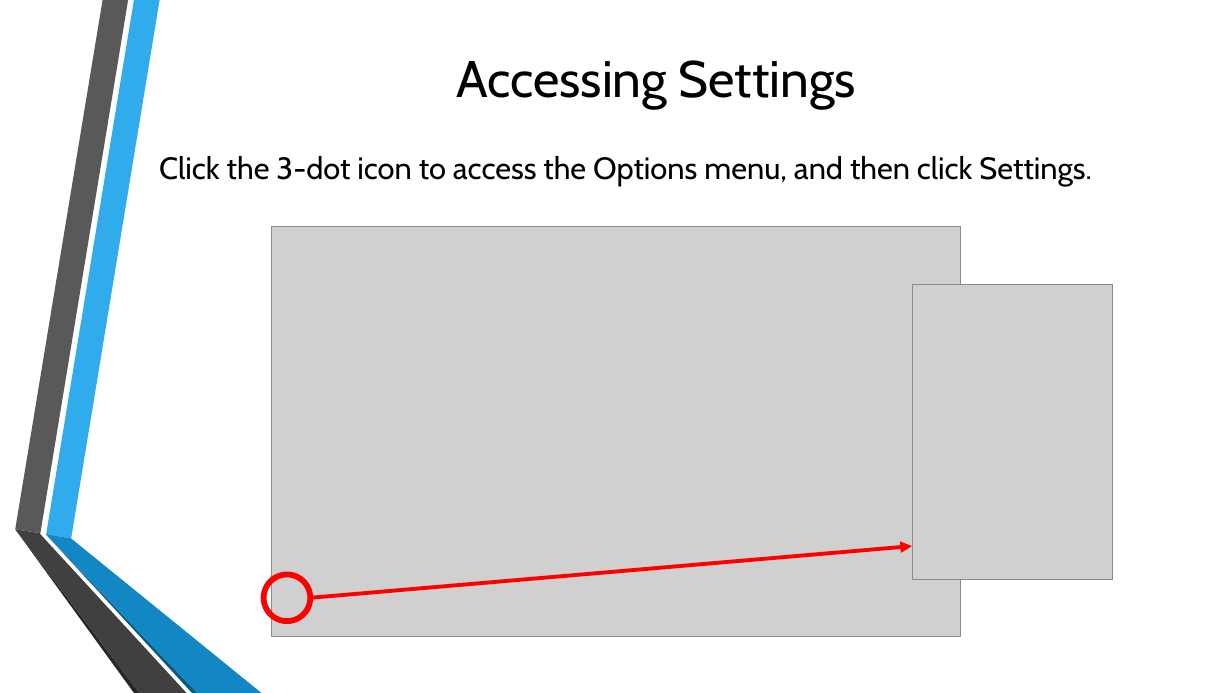
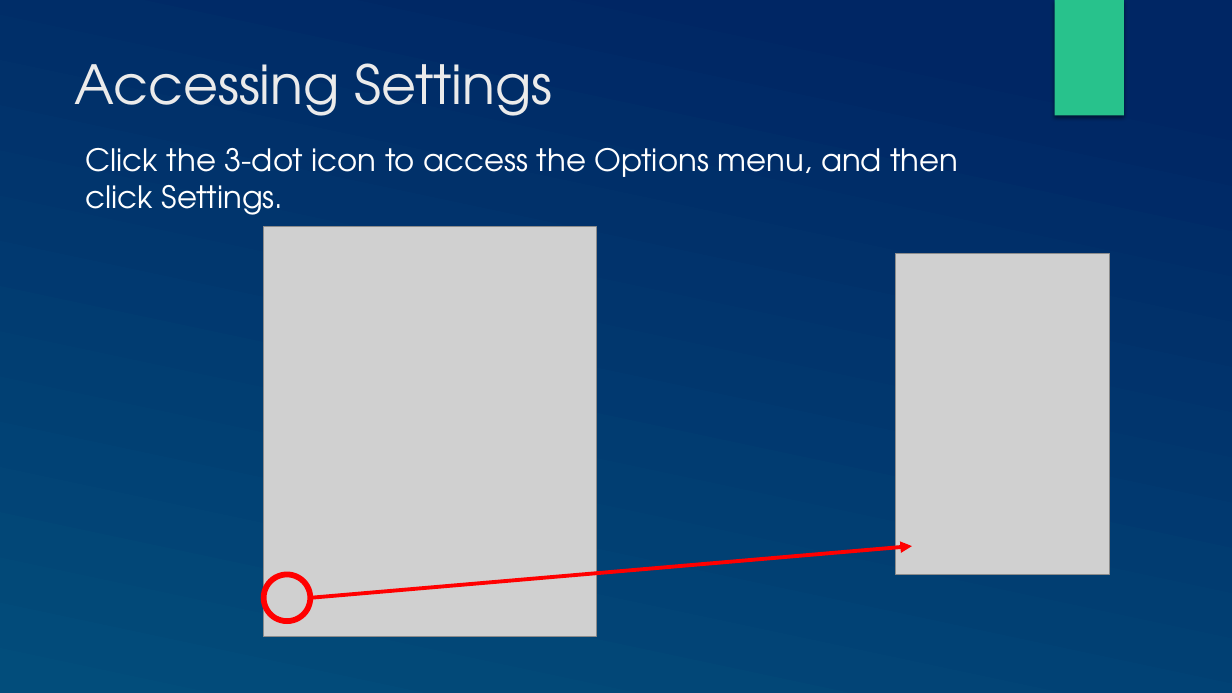
Before and after one commit to mondele/btt-writer-docs, a slide deck: slide 3 of docs/DChangeSettings.pptx. Drawn at 1232x693 pixels with LibreOffice and Linux fonts; fonts in the diff are those of the drawing; grey boxes stand for pictures; background and template pictures are left out. Boxes give left, top, right and bottom in pixels: in the first picture for what was removed or moved away, otherwise in the second. Text is boxed around its words. In the diff, an @@ line names an element or a change of style, - is before the commit and + after.

```diff
--- a/docs/DChangeSettings.pptx
+++ b/docs/DChangeSettings.pptx
@@ background picture (left out) to gradient #002664 to #024E7B @@
@@ rectangle added at bbox=[1055, 0, 1124, 116], fill #28C28C @@
@@ title "Accessing Settings": place and size @@
-title "Accessing Settings" at bbox=[457, 60, 856, 108]
+title "Accessing Settings" at bbox=[75, 63, 553, 116]
@@ title "Accessing Settings" at bbox=[75, 63, 553, 116]: size 40 to 42 pt, font Cabin to TeX Gyre Adventor, text colour #000000 to #EBEBEB; alignment centre to left; vertical alignment middle to top @@
@@ text "Click the 3-dot icon to ...": place and size @@
-text "Click the 3-dot icon to ..." at bbox=[159, 156, 1092, 186]
+text "Click the 3-dot icon to ..." at bbox=[86, 148, 958, 215]
@@ text "Click the 3-dot icon to ..." at bbox=[86, 148, 958, 215]: font Cabin to TeX Gyre Adventor, text colour #000000 to #FFFFFF @@
@@ picture added at bbox=[263, 227, 596, 638] @@
@@ picture removed at bbox=[272, 227, 960, 638] @@
@@ picture: place and size @@
-picture at bbox=[912, 285, 1113, 580]
+picture at bbox=[896, 253, 1109, 574]
@@ group removed at bbox=[15, 0, 262, 693]: 6 freeform shapes @@
```
Also in this commit, not shown: 8 other slides changed, 1 other file.
